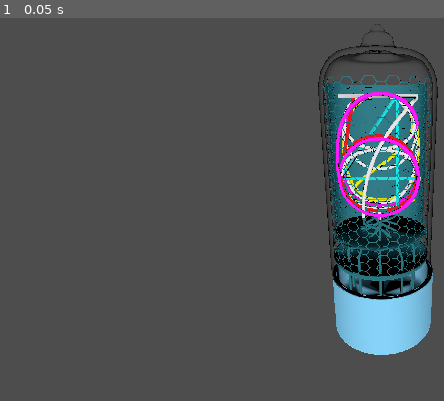
Above: before the commit, frame 1.
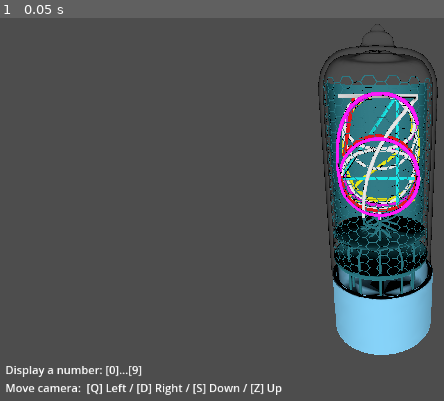
Above: after the commit, the same moment.

Repository: HackTechDev/NixieTubes
Game: Godot game, scene res://scenes/node_3d.tscn
The game is run twice, just before and just after one commit, with the same random seed, the same clock (stepped at 60 frames per second) and the same inputs.
Inputs:
- Up to frame 1 (0.05 s): no input

The runs differ from the first frame. In frame 1, 1.0% of the frame differs, in the area x 1-64%, y 90-99%.

Commit message:
[Add] Help HUD

Diff:
--- a/scenes/node_3d.tscn
+++ b/scenes/node_3d.tscn
@@ -80,3 +80,14 @@
 
 [node name="SpotLight3D" type="SpotLight3D" parent="."]
 transform = Transform3D(0.774519, -0.224144, -0.591506, 0.612372, 0.5, 0.612372, 0.158494, -0.836516, 0.524519, -3, 5, 3)
+
+[node name="CanvasLayer" type="CanvasLayer" parent="."]
+
+[node name="Label" type="Label" parent="CanvasLayer"]
+offset_left = 15.0
+offset_top = 561.0
+offset_right = 414.0
+offset_bottom = 631.0
+text = "Display a number: [0]...[9]
+Move camera:  [Q] Left / [D] Right / [S] Down / [Z] Up
+"
